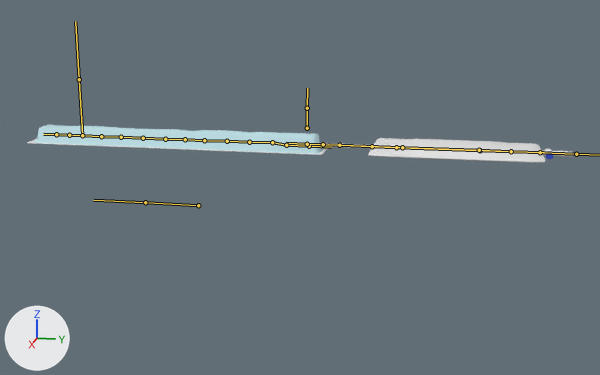
Before and after pictures for a commit that changed the FBX model care-up/Assets/Resources/Models/catheter_with_bag2.fbx.
Before and after are seen from a 50 mm camera at (1.49, 0.284, 0.289) aimed at (0.053, -0.003, -0.07). Arrows for +X, +Y and +Z are at lower left; the lights stay in place. The bones that bend it are drawn over the model as lines.

Objects in the first picture: 'catCover', 'catOuter', 'catheter_bag'.
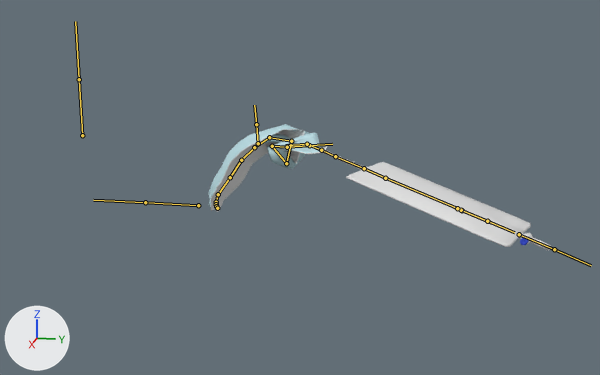
The newer file adds an action. The first version stands in its rest pose; the second is drawn at frame 1111 of the action 'catArm|c0511_L_Lib.001'.

What differs and where, as boxes [x1, y1, x2, y2] in the pictures (600 x 375 px):
```json
{"object": "catheter_bag", "change": "posed", "before": [318, 138, 573, 163], "after": [319, 147, 551, 251]}
{"object": "catOuter", "change": "posed", "before": [34, 125, 323, 154], "after": [209, 124, 323, 209], "on screen": "60% narrower, 187% taller"}
{"object": "catCover", "change": "posed", "before": [27, 139, 328, 155], "after": [211, 129, 327, 212], "on screen": "61% narrower, 394% taller"}
{"bone": "start", "before": "(307, 144) to (286, 143)", "after": "(307, 144) to (285, 145)"}
{"bone": "b.000", "before": "(272, 142) to (249, 142)", "after": "(272, 146) to (286, 163)"}
{"bone": "b.001", "before": "(249, 142) to (227, 141)", "after": "(286, 163) to (291, 141)"}
{"bone": "b.002", "before": "(227, 141) to (204, 140)", "after": "(291, 141) to (269, 137)"}
{"bone": "b.003", "before": "(204, 140) to (185, 139)", "after": "(269, 137) to (254, 147)"}
{"bone": "b.004", "before": "(185, 139) to (165, 139)", "after": "(254, 147) to (241, 160)"}
{"bone": "b.005", "before": "(165, 139) to (143, 138)", "after": "(241, 160) to (230, 177)"}
{"bone": "b.007", "before": "(121, 137) to (101, 136)", "after": "(218, 194) to (216, 202)"}
{"bone": "b.008", "before": "(101, 136) to (82, 135)", "after": "(216, 202) to (216, 204)"}
{"bone": "b_tube0", "before": "(307, 144) to (323, 144)", "after": "(307, 144) to (321, 150)"}
{"bone": "b_tube0.001", "before": "(323, 144) to (339, 145)", "after": "(321, 150) to (335, 156)"}
{"bone": "b_tube1", "before": "(339, 145) to (372, 146)", "after": "(335, 156) to (364, 168)"}
{"bone": "pi1", "before": "(479, 150) to (511, 151)", "after": "(461, 210) to (487, 221)"}
{"bone": "pi0", "before": "(479, 150) to (402, 147)", "after": "(461, 210) to (457, 208)"}
```

Edits to the scene script, one JSON object a line:
```json
{"block": "bone_start", "where": "bone_start = bpy.data.objects['catArm'].pose.bones['start']"}
{"op": "set", "path": "bone_start.rotation_quaternion", "old": "(1.0, 0.0, 0.0, 0.0)", "new": "(0.998, -0.042, 0.003, 0.042)", "note": "degrees (0, 0, 0) -> degrees (-5, 1, 5)"}
{"block": "bone_b_000", "where": "bone_b_000 = bpy.data.objects['catArm'].pose.bones['b.000']  # child of 'start'"}
{"op": "set", "path": "bone_b_000.rotation_quaternion", "old": "(1.0, 0.0, 0.0, 0.0)", "new": "(0.45, 0.153, -0.204, 0.856)", "note": "degrees (0, 0, 0) -> degrees (-14, -26, 128)"}
{"block": "bone_b_001", "where": "bone_b_001 = bpy.data.objects['catArm'].pose.bones['b.001']  # child of 'b.000'"}
{"op": "set", "path": "bone_b_001.rotation_quaternion", "old": "(1.0, 0.0, 0.0, 0.0)", "new": "(0.452, -0.173, 0.086, 0.871)", "note": "degrees (0, 0, 0) -> degrees (0, 22, 125)"}
{"block": "bone_b_002", "where": "bone_b_002 = bpy.data.objects['catArm'].pose.bones['b.002']  # child of 'b.001'"}
{"op": "set", "path": "bone_b_002.rotation_quaternion", "old": "(1.0, 0.0, 0.0, 0.0)", "new": "(0.643, -0.12, -0.208, 0.727)", "note": "degrees (0, 0, 0) -> degrees (-27, -5, 98)"}
{"block": "bone_b_003", "where": "bone_b_003 = bpy.data.objects['catArm'].pose.bones['b.003']  # child of 'b.002'"}
{"op": "set", "path": "bone_b_003.rotation_quaternion", "old": "(1.0, 0.0, 0.0, 0.0)", "new": "(0.839, -0.408, 0.205, 0.294)", "note": "degrees (0, 0, 0) -> degrees (-44, 36, 24)"}
{"block": "bone_b_004", "where": "bone_b_004 = bpy.data.objects['catArm'].pose.bones['b.004']  # child of 'b.003'"}
{"op": "set", "path": "bone_b_004.rotation_quaternion", "old": "(1.0, 0.0, 0.0, 0.0)", "new": "(0.996, -0.019, -0.029, 0.087)", "note": "degrees (0, 0, 0) -> degrees (-2, -3, 10)"}
{"block": "bone_b_005", "where": "bone_b_005 = bpy.data.objects['catArm'].pose.bones['b.005']  # child of 'b.004'"}
{"op": "set", "path": "bone_b_005.rotation_quaternion", "old": "(1.0, 0.0, 0.0, 0.0)", "new": "(0.995, -0.02, -0.028, 0.091)", "note": "degrees (0, 0, 0) -> degrees (-3, -3, 11)"}
{"block": "bone_b_007", "where": "bone_b_007 = bpy.data.objects['catArm'].pose.bones['b.007']  # child of 'b.006'"}
{"op": "set", "path": "bone_b_007.rotation_quaternion", "old": "(1.0, 0.0, 0.0, 0.0)", "new": "(0.987, -0.115, 0.034, 0.107)", "note": "degrees (0, 0, 0) -> degrees (-13, 5, 12)"}
{"op": "set", "path": "bone_b_007.scale", "old": "(1.0, 1.0, 1.0)", "new": "(0.46, 0.46, 0.46)"}
{"block": "bone_b_008", "where": "bone_b_008 = bpy.data.objects['catArm'].pose.bones['b.008']  # child of 'b.007'"}
{"op": "set", "path": "bone_b_008.rotation_quaternion", "old": "(1.0, 0.0, 0.0, 0.0)", "new": "(0.992, -0.037, 0.005, 0.124)", "note": "degrees (0, 0, 0) -> degrees (-4, 1, 14)"}
{"op": "set", "path": "bone_b_008.scale", "old": "(1.0, 1.0, 1.0)", "new": "(0.28, 0.28, 0.28)"}
{"block": "bone_b_tube0", "where": "bone_b_tube0 = bpy.data.objects['catArm'].pose.bones['b_tube0']  # child of 'start'"}
{"op": "set", "path": "bone_b_tube0.rotation_quaternion", "old": "(1.0, 0.0, 0.0, 0.0)", "new": "(0.971, -0.198, -0.001, -0.134)", "note": "degrees (0, 0, 0) -> degrees (-23, -3, -15)"}
{"block": "bone_b_tube0_001", "where": "bone_b_tube0_001 = bpy.data.objects['catArm'].pose.bones['b_tube0.001']  # child of 'b_tube0'"}
{"op": "set", "path": "bone_b_tube0_001.rotation_quaternion", "old": "(1.0, 0.0, 0.0, 0.0)", "new": "(0.997, 0.003, 0.024, -0.067)", "note": "degrees (0, 0, 0) -> degrees (0, 3, -8)"}
{"block": "bone_b_tube1", "where": "bone_b_tube1 = bpy.data.objects['catArm'].pose.bones['b_tube1']  # child of 'b_tube0.001'"}
{"op": "set", "path": "bone_b_tube1.rotation_quaternion", "old": "(1.0, 0.0, 0.0, 0.0)", "new": "(1.0, 0.009, 0.001, 0.016)", "note": "degrees (0, 0, 0) -> degrees (1, 0, 2)"}
{"block": "bone_pi1", "where": "bone_pi1 = bpy.data.objects['catArm'].pose.bones['pi1']  # child of 'bag1'"}
{"op": "set", "path": "bone_pi1.scale", "old": "(1.0, 1.0, 1.0)", "new": "(1.0, 0.87, 1.0)"}
{"block": "bone_pi0", "where": "bone_pi0 = bpy.data.objects['catArm'].pose.bones['pi0']  # child of 'bag0'"}
{"op": "set", "path": "bone_pi0.scale", "old": "(1.0, 1.0, 1.0)", "new": "(1.0, 0.05, 1.0)"}
```
